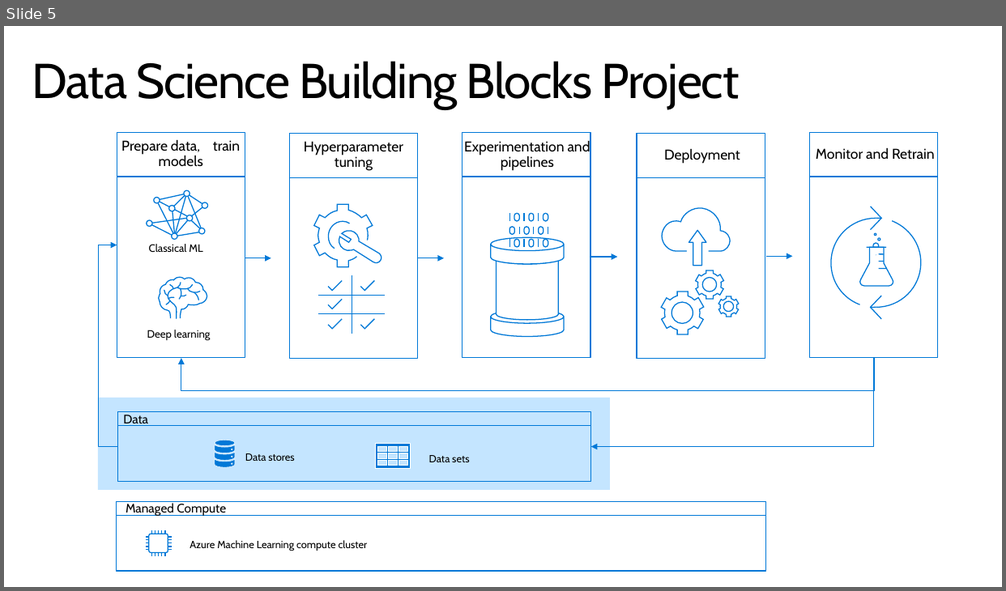
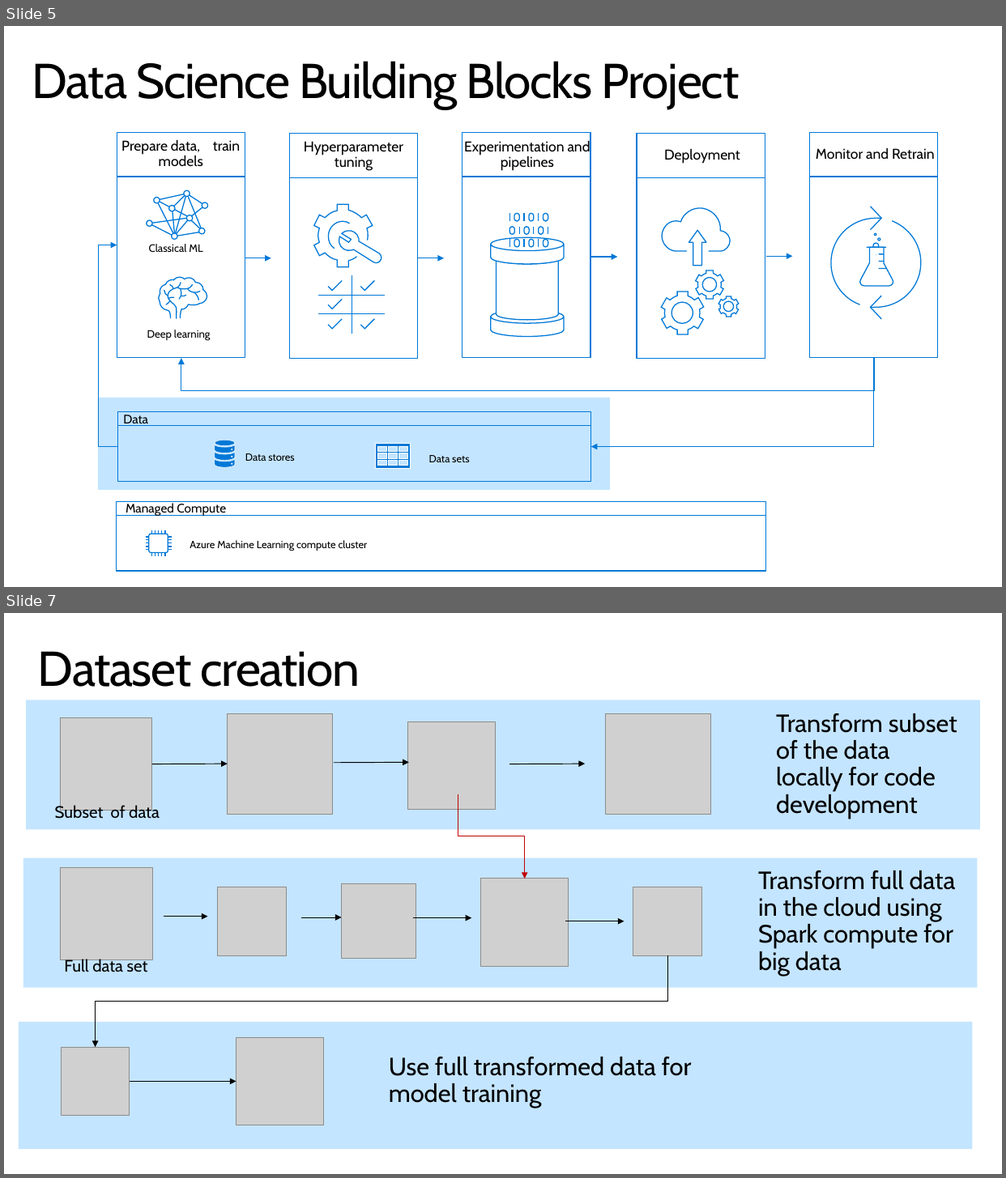
Before and after one commit to miquelladeboer/aml-mlops-workshop, a slide deck: Powerpoints/Module 5 - Datasets.pptx. Shown one above the other, each under a label of ours: slide 5 before the commit, slides 5 and 7 after it; the slides between them are not shown. The pictures are 1006x591 and 1006x1178 pixels, drawn with LibreOffice and Linux fonts; fonts in the diff are those of the drawing; grey boxes stand for pictures; background and template pictures are left out. Boxes give left, top, right and bottom in pixels: in the first picture for what was removed or moved away, otherwise in the second. Text is boxed around its words. In the diff, an @@ line names an element or a change of style, - is before the commit and + after.

```diff
--- a/Powerpoints/Module 5 - Datasets.pptx
+++ b/Powerpoints/Module 5 - Datasets.pptx
@@ slide 7 added at [4, 613, 1002, 1174], background #FFFFFF @@
@@ title added at [38, 651, 360, 687], 47 pt, text #000000 @@
+Dataset creation
@@ rectangle added at [26, 700, 979, 829], fill #C4E5FF @@
@@ picture added at [60, 717, 152, 810] @@
@@ picture added at [227, 713, 332, 815] @@
@@ picture added at [407, 722, 495, 810] @@
@@ picture added at [606, 714, 710, 815] @@
@@ text added at [776, 713, 957, 818], 24 pt, text #000000 @@
+Transform subset of the data locally for code development
@@ arrow added from (152, 764) to (227, 764), #000000 0.75 pt @@
@@ arrow added from (334, 763) to (409, 762), #000000 0.75 pt @@
@@ arrow added from (510, 764) to (585, 764), #000000 0.75 pt @@
@@ text added at [55, 804, 160, 823], 16 pt, text #000000 @@
+Subset of data
@@ elbow arrow added from (458, 794) to (525, 879), #C00000 0.75 pt @@
@@ rectangle added at [23, 858, 978, 988], fill #C4E5FF @@
@@ picture added at [60, 868, 152, 960] @@
@@ picture added at [481, 879, 569, 966] @@
@@ text added at [758, 871, 956, 975], 24 pt, text #000000 @@
+Transform full data in the cloud using Spark compute for big data
@@ picture added at [217, 887, 286, 956] @@
@@ picture added at [342, 884, 416, 959] @@
@@ picture added at [633, 887, 702, 956] @@
@@ arrow added from (164, 916) to (207, 916), #000000 0.75 pt @@
@@ arrow added from (301, 918) to (342, 918), #000000 0.75 pt @@
@@ arrow added from (413, 918) to (472, 918), #000000 0.75 pt @@
@@ arrow added from (565, 922) to (624, 922), #000000 0.75 pt @@
@@ text added at [64, 958, 148, 973], 16 pt, text #000000 @@
+Full data set
@@ elbow arrow added from (668, 956) to (96, 1047), #000000 0.75 pt @@
@@ rectangle added at [19, 1023, 972, 1150], fill #C4E5FF @@
@@ picture added at [61, 1047, 130, 1116] @@
@@ picture added at [236, 1038, 324, 1126] @@
@@ text added at [389, 1057, 692, 1108], 24 pt, text #000000 @@
+Use full transformed data for model training
@@ arrow added from (130, 1082) to (236, 1082), #000000 0.75 pt @@
```
Also in this commit, not shown: 1 slide changed, 1 other slide added, 1 slide removed, 53 other files.
